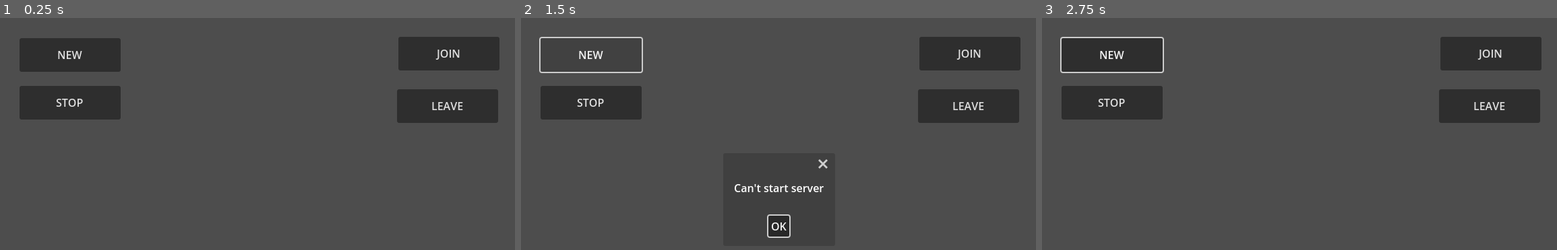
Above: before the commit, frames 1-3 (left to right).
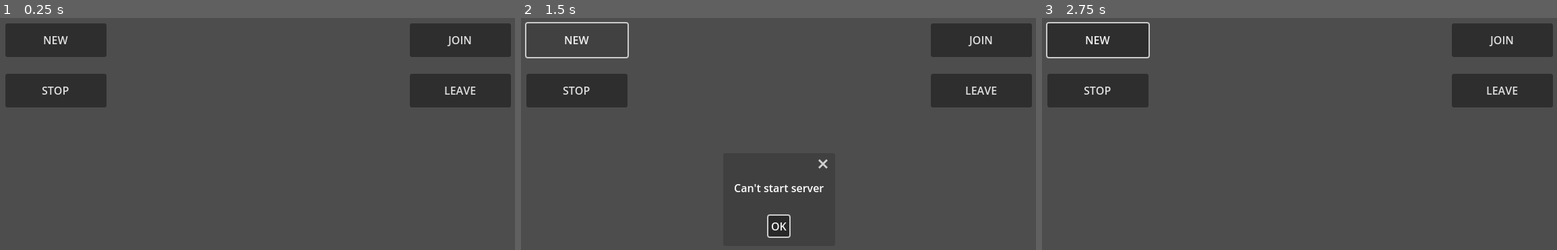
Above: after the commit, the same moments.

Repository: frevan/Neuronic-Bomberman
Game: Godot game, scene res://main.tscn
Same seed, same stepped clock (60 frames per second), same inputs: the game is played once before the commit and once after it.
Inputs:
- Up to frame 1 (0.25 s): no input
- Up to frame 2 (1.5 s): click "NEW" at 0.5 s; click "NEW" at 1.25 s
- Up to frame 3 (2.75 s): click "OK" at 2 s

The runs differ from the first frame. In frame 1, 12% of the frame differs, in the area x 1-100%, y 2-46%; in frame 2, 9.4%; in frame 3, 12%, in the area x 0-100%, y 1-46%.

Commit message:
Changed button positions in main.tscn

Diff:
--- a/main.tscn
+++ b/main.tscn
@@ -6,31 +6,31 @@
 script = ExtResource("1_ig7tw")
 
 [node name="NewLobbyBtn" type="Button" parent="."]
-offset_left = 46.0
-offset_top = 47.0
-offset_right = 196.0
-offset_bottom = 97.0
+offset_left = 25.0
+offset_top = 25.0
+offset_right = 175.0
+offset_bottom = 75.0
 text = "NEW"
 
 [node name="StopLobbyBtn" type="Button" parent="."]
-offset_left = 46.0
-offset_top = 118.0
-offset_right = 196.0
-offset_bottom = 168.0
+offset_left = 25.0
+offset_top = 100.0
+offset_right = 175.0
+offset_bottom = 150.0
 text = "STOP"
 
 [node name="JoinLobbyBtn" type="Button" parent="."]
-offset_left = 608.0
-offset_top = 45.0
-offset_right = 758.0
-offset_bottom = 95.0
+offset_left = 625.0
+offset_top = 25.0
+offset_right = 775.0
+offset_bottom = 75.0
 text = "JOIN"
 
 [node name="LeaveLobbyBtn" type="Button" parent="."]
-offset_left = 606.0
-offset_top = 123.0
-offset_right = 756.0
-offset_bottom = 173.0
+offset_left = 625.0
+offset_top = 100.0
+offset_right = 775.0
+offset_bottom = 150.0
 text = "LEAVE"
 
 [connection signal="pressed" from="NewLobbyBtn" to="." method="_on_new_lobby_btn_pressed"]
